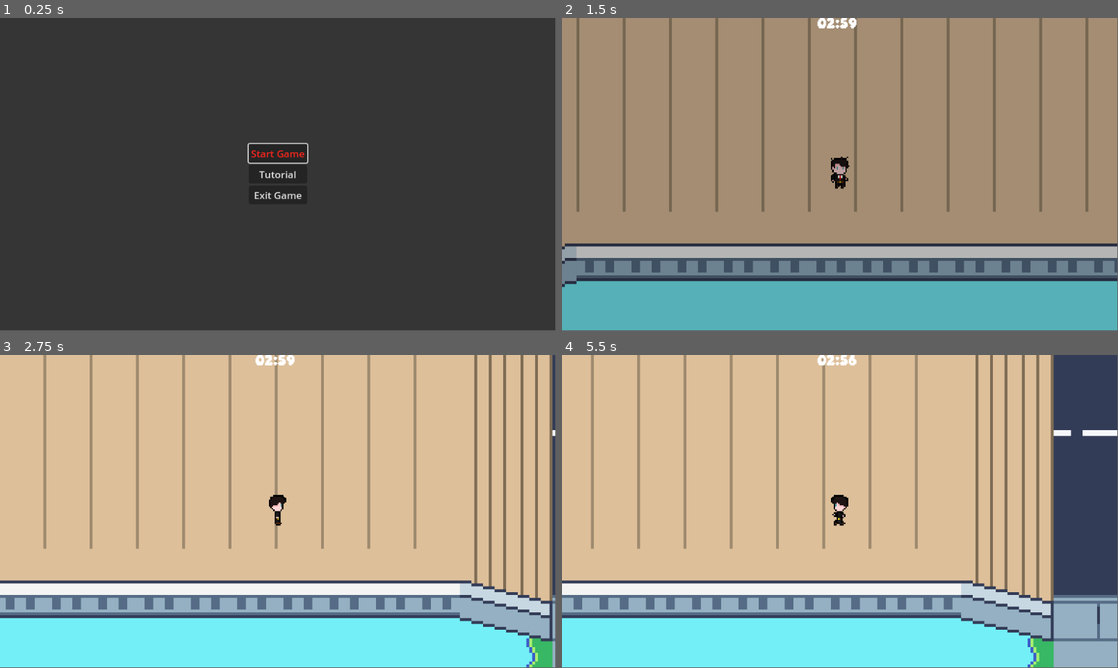
Above: before the commit, frames 1-4 (two rows, left to right).
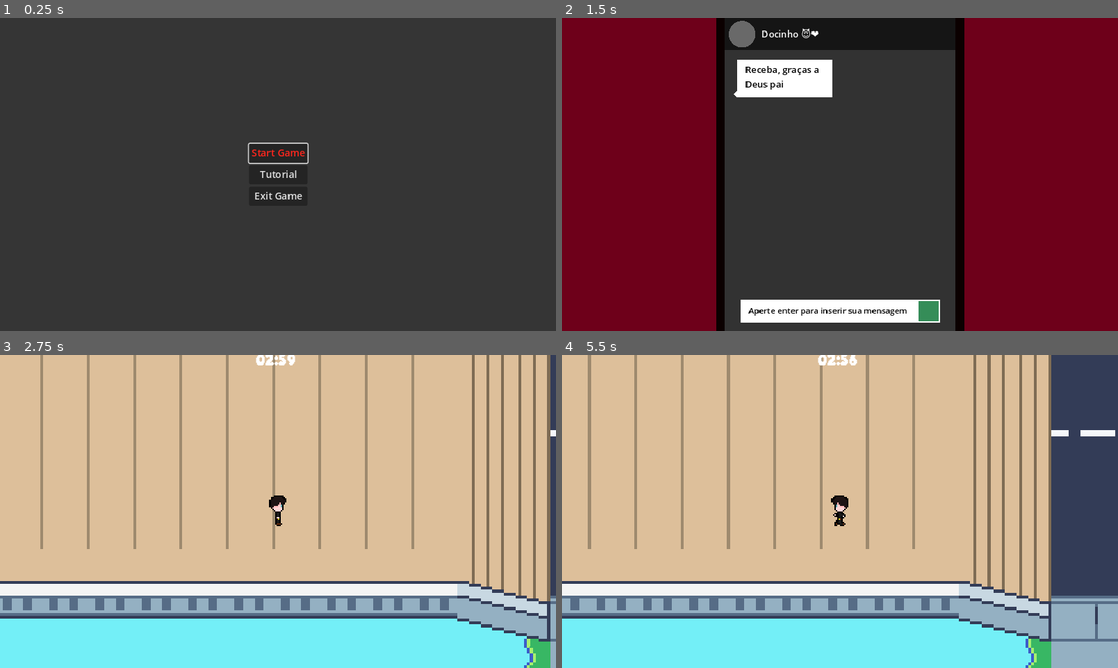
Above: after the commit, the same moments.

Repository: GabrFelps/Date-Against-Time-game
Game: Godot game, scene res://Scenes/Menu_Inicial.tscn
Two runs of this game, one before a commit and one after it. Both use one fixed random seed, a clock stepped at 60 frames per second and the inputs below.
Inputs (mouse positions are in pixels of both pictures, inside the frame that each line leads up to):
- Up to frame 1 (0.25 s): no input
- Up to frame 2 (1.5 s): click "Start Game" at 0.5 s; click (840, 152) at 1.25 s, where only the run before the commit has a clickable "Start Game"
- Up to frame 3 (2.75 s): tap Enter (ui_accept) at 2 s; move the mouse to (278, 511) at 2.02 s; hold D (right) from 2.03 s (still down); hold Enter (ui_accept) from 2.03 s (still down)
- Up to frame 4 (5.5 s): move the mouse to (728, 527) at 2.77 s; release D (right) at 2.78 s; release Enter (ui_accept) at 2.78 s; hold S (down) 2.78-3.53 s; tap Enter (ui_accept) at 2.85, 3.02, 3.32, 4.35, 4.52, 4.82 s; move the mouse to (895, 442) at 3.52 s; hold D (right) 3.53-4.28 s; hold Enter (ui_accept) 3.53-4.28 s; move the mouse to (812, 574) at 4.27 s; hold W (up) 4.28-5.03 s; move the mouse to (1006, 558) at 5.02 s; hold A (left) from 5.03 s (still down); hold Enter (ui_accept) from 5.03 s (still down)
The window is 799x449 before the commit and 800x450 after it. Grey fills any space a smaller window leaves; there, only what the larger window draws over its background counts as a difference.

The runs differ from the first frame. In frame 1, 0.5% of the frame differs, in the area x 44-56%, y 39-58%; in frame 2, 99%, in the area x 0-100%, y 0-100%; in frame 3, 12%; in frame 4, 12%.

Commit message:
add: bate-papo

Diff:
--- /dev/null
+++ b/Scenes/Bate-Papo.tscn
@@ -0,0 +1,160 @@
+[gd_scene load_steps=3 format=3 uid="uid://hwsudcbo3jxb"]
+
+[ext_resource type="Script" path="res://Scripts/Bate-Papo.gd" id="1_a8ikr"]
+[ext_resource type="Script" path="res://cilclo.gd" id="1_y4qrb"]
+
+[node name="Bate-Papo" type="CanvasLayer"]
+script = ExtResource("1_a8ikr")
+
+[node name="Interface" type="Node" parent="."]
+
+[node name="ColorRects" type="ColorRect" parent="Interface"]
+anchors_preset = 15
+anchor_right = 1.0
+anchor_bottom = 1.0
+grow_horizontal = 2
+grow_vertical = 2
+color = Color(0.430758, 0, 0.102717, 1)
+
+[node name="ColorRect" type="ColorRect" parent="Interface/ColorRects"]
+layout_mode = 1
+anchors_preset = 8
+anchor_left = 0.5
+anchor_top = 0.5
+anchor_right = 0.5
+anchor_bottom = 0.5
+offset_left = -213.0
+offset_top = -270.0
+offset_right = 215.0
+offset_bottom = 270.0
+grow_horizontal = 2
+grow_vertical = 2
+color = Color(0.0430015, 0.000615823, 7.52043e-10, 1)
+
+[node name="ColorRect2" type="ColorRect" parent="Interface/ColorRects"]
+layout_mode = 1
+anchors_preset = 8
+anchor_left = 0.5
+anchor_top = 0.5
+anchor_right = 0.5
+anchor_bottom = 0.5
+offset_left = -199.0
+offset_top = -268.0
+offset_right = 199.0
+offset_bottom = 270.0
+grow_horizontal = 2
+grow_vertical = 2
+color = Color(0.197937, 0.197937, 0.197937, 1)
+
+[node name="ColorRect3" type="ColorRect" parent="Interface/ColorRects"]
+layout_mode = 1
+anchors_preset = 5
+anchor_left = 0.5
+anchor_right = 0.5
+offset_left = -199.0
+offset_right = 199.0
+offset_bottom = 55.0
+grow_horizontal = 2
+color = Color(0.0846899, 0.0846899, 0.0846899, 1)
+
+[node name="ColorRect4" type="ColorRect" parent="Interface/ColorRects"]
+layout_mode = 1
+anchors_preset = 7
+anchor_left = 0.5
+anchor_top = 1.0
+anchor_right = 0.5
+anchor_bottom = 1.0
+offset_left = -172.0
+offset_top = -54.0
+offset_right = 173.0
+offset_bottom = -14.0
+grow_horizontal = 2
+grow_vertical = 0
+
+[node name="ColorRect5" type="ColorRect" parent="Interface/ColorRects"]
+layout_mode = 1
+anchors_preset = 7
+anchor_left = 0.5
+anchor_top = 1.0
+anchor_right = 0.5
+anchor_bottom = 1.0
+offset_left = 136.0
+offset_top = -51.0
+offset_right = 170.0
+offset_bottom = -17.0
+grow_horizontal = 2
+grow_vertical = 0
+color = Color(0.207733, 0.551902, 0.345452, 1)
+
+[node name="ColorRect6" type="ColorRect" parent="Interface/ColorRects"]
+layout_mode = 1
+anchors_preset = 8
+anchor_left = 0.5
+anchor_top = 0.5
+anchor_right = 0.5
+anchor_bottom = 0.5
+offset_left = -178.0
+offset_top = -198.0
+offset_right = -131.0
+offset_bottom = -144.0
+grow_horizontal = 2
+grow_vertical = 2
+scale = Vector2(3.49664, 1.19965)
+
+[node name="ColorRect7" type="ColorRect" parent="Interface/ColorRects"]
+layout_mode = 1
+anchors_preset = 8
+anchor_left = 0.5
+anchor_top = 0.5
+anchor_right = 0.5
+anchor_bottom = 0.5
+offset_left = -172.0
+offset_top = -139.0
+offset_right = -167.0
+offset_bottom = -132.0
+grow_horizontal = 2
+grow_vertical = 2
+rotation = 0.734757
+scale = Vector2(-1.64793, 1.17205)
+
+[node name="cilclo" type="Control" parent="Interface"]
+layout_mode = 3
+anchors_preset = 0
+offset_left = 311.0
+offset_top = 28.0
+offset_right = 311.0
+offset_bottom = 28.0
+script = ExtResource("1_y4qrb")
+
+[node name="Textos" type="Node" parent="."]
+
+[node name="Label" type="Label" parent="Textos"]
+anchors_preset = 5
+anchor_left = 0.5
+anchor_right = 0.5
+offset_left = -136.0
+offset_top = 16.0
+offset_right = -23.0
+offset_bottom = 39.0
+grow_horizontal = 2
+theme_override_font_sizes/font_size = 16
+text = "Docinho 😈❤️"
+
+[node name="Label2" type="Label" parent="Textos"]
+offset_left = 316.0
+offset_top = 78.0
+offset_right = 455.0
+offset_bottom = 130.0
+theme_override_colors/font_color = Color(0, 0, 0, 1)
+text = "Receba, graças a Deus pai"
+autowrap_mode = 1
+
+[node name="Label3" type="Label" parent="Textos"]
+offset_left = 322.0
+offset_top = 495.0
+offset_right = 617.0
+offset_bottom = 545.0
+theme_override_colors/font_color = Color(0, 0, 0, 1)
+theme_override_font_sizes/font_size = 14
+text = "Aperte enter para inserir sua mensagem"
+autowrap_mode = 1
--- /dev/null
+++ b/Scenes/bate_papo_2.tscn
@@ -0,0 +1,206 @@
+[gd_scene load_steps=3 format=3 uid="uid://b10ow3x8spdst"]
+
+[ext_resource type="Script" path="res://Scripts/bate_papo_2.gd" id="1_0dhno"]
+[ext_resource type="Script" path="res://cilclo.gd" id="1_5vai3"]
+
+[node name="Bate-Papo2" type="CanvasLayer"]
+script = ExtResource("1_0dhno")
+
+[node name="Interface" type="Node" parent="."]
+
+[node name="ColorRect" type="ColorRect" parent="Interface"]
+anchors_preset = 15
+anchor_right = 1.0
+anchor_bottom = 1.0
+grow_horizontal = 2
+grow_vertical = 2
+color = Color(0.430758, 0, 0.102717, 1)
+
+[node name="ColorRect" type="ColorRect" parent="Interface/ColorRect"]
+layout_mode = 1
+anchors_preset = 8
+anchor_left = 0.5
+anchor_top = 0.5
+anchor_right = 0.5
+anchor_bottom = 0.5
+offset_left = -213.0
+offset_top = -270.0
+offset_right = 215.0
+offset_bottom = 270.0
+grow_horizontal = 2
+grow_vertical = 2
+color = Color(0.0430015, 0.000615823, 7.52043e-10, 1)
+
+[node name="ColorRect2" type="ColorRect" parent="Interface/ColorRect"]
+layout_mode = 1
+anchors_preset = 8
+anchor_left = 0.5
+anchor_top = 0.5
+anchor_right = 0.5
+anchor_bottom = 0.5
+offset_left = -199.0
+offset_top = -268.0
+offset_right = 199.0
+offset_bottom = 270.0
+grow_horizontal = 2
+grow_vertical = 2
+color = Color(0.197937, 0.197937, 0.197937, 1)
+
+[node name="ColorRect4" type="ColorRect" parent="Interface/ColorRect"]
+layout_mode = 1
+anchors_preset = 7
+anchor_left = 0.5
+anchor_top = 1.0
+anchor_right = 0.5
+anchor_bottom = 1.0
+offset_left = -172.0
+offset_top = -54.0
+offset_right = 173.0
+offset_bottom = -14.0
+grow_horizontal = 2
+grow_vertical = 0
+
+[node name="ColorRect5" type="ColorRect" parent="Interface/ColorRect"]
+layout_mode = 1
+anchors_preset = 7
+anchor_left = 0.5
+anchor_top = 1.0
+anchor_right = 0.5
+anchor_bottom = 1.0
+offset_left = 136.0
+offset_top = -51.0
+offset_right = 170.0
+offset_bottom = -17.0
+grow_horizontal = 2
+grow_vertical = 0
+color = Color(0.207733, 0.551902, 0.345452, 1)
+
+[node name="ColorRect6" type="ColorRect" parent="Interface/ColorRect"]
+layout_mode = 1
+anchors_preset = 8
+anchor_left = 0.5
+anchor_top = 0.5
+anchor_right = 0.5
+anchor_bottom = 0.5
+offset_left = -178.0
+offset_top = -198.0
+offset_right = -131.0
+offset_bottom = -144.0
+grow_horizontal = 2
+grow_vertical = 2
+scale = Vector2(3.49664, 1.19965)
+
+[node name="ColorRect6" type="ColorRect" parent="Interface/ColorRect/ColorRect6"]
+layout_mode = 1
+anchors_preset = 8
+anchor_left = 0.5
+anchor_top = 0.5
+anchor_right = 0.5
+anchor_bottom = 0.5
+offset_left = 30.5519
+offset_top = 45.5211
+offset_right = 43.5519
+offset_bottom = 90.5211
+grow_horizontal = 2
+grow_vertical = 2
+scale = Vector2(3.49664, 1.19965)
+
+[node name="ColorRect3" type="ColorRect" parent="Interface/ColorRect"]
+layout_mode = 1
+anchors_preset = 5
+anchor_left = 0.5
+anchor_right = 0.5
+offset_left = -199.0
+offset_right = 199.0
+offset_bottom = 55.0
+grow_horizontal = 2
+color = Color(0.0846899, 0.0846899, 0.0846899, 1)
+
+[node name="ColorRect7" type="ColorRect" parent="Interface/ColorRect"]
+layout_mode = 1
+anchors_preset = 8
+anchor_left = 0.5
+anchor_top = 0.5
+anchor_right = 0.5
+anchor_bottom = 0.5
+offset_left = -172.0
+offset_top = -139.0
+offset_right = -167.0
+offset_bottom = -132.0
+grow_horizontal = 2
+grow_vertical = 2
+rotation = 0.734757
+scale = Vector2(-1.64793, 1.17205)
+
+[node name="ColorRect8" type="ColorRect" parent="Interface/ColorRect"]
+layout_mode = 1
+anchors_preset = 8
+anchor_left = 0.5
+anchor_top = 0.5
+anchor_right = 0.5
+anchor_bottom = 0.5
+offset_left = 175.0
+offset_top = -52.0
+offset_right = 180.0
+offset_bottom = -45.0
+grow_horizontal = 2
+grow_vertical = 2
+rotation = 0.734757
+scale = Vector2(-1.64793, 1.17205)
+
+[node name="cilclo" type="Control" parent="Interface/ColorRect"]
+layout_mode = 3
+anchors_preset = 0
+offset_left = 311.0
+offset_top = 28.0
+offset_right = 311.0
+offset_bottom = 28.0
+script = ExtResource("1_5vai3")
+
+[node name="Node" type="Node" parent="."]
+
+[node name="Label" type="Label" parent="Node"]
+anchors_preset = 5
+anchor_left = 0.5
+anchor_right = 0.5
+offset_left = -136.0
+offset_top = 16.0
+offset_right = -23.0
+offset_bottom = 39.0
+grow_horizontal = 2
+theme_override_font_sizes/font_size = 16
+text = "Docinho 😈❤️"
+
+[node name="Label2" type="Label" parent="Node"]
+offset_left = 316.0
+offset_top = 78.0
+offset_right = 455.0
+offset_bottom = 130.0
+theme_override_colors/font_color = Color(0, 0, 0, 1)
+text = "Receba, graças a Deus pai"
+autowrap_mode = 1
+
+[node name="Label3" type="Label" parent="Node"]
+offset_left = 500.0
+offset_top = 166.0
+offset_right = 645.0
+offset_bottom = 218.0
+theme_override_colors/font_color = Color(0, 0, 0, 1)
+text = "É o cara da luva de pedreiro"
+autowrap_mode = 1
+
+[node name="Button" type="Button" parent="."]
+anchors_preset = 3
+anchor_left = 1.0
+anchor_top = 1.0
+anchor_right = 1.0
+anchor_bottom = 1.0
+offset_left = -128.0
+offset_top = -58.0
+offset_right = -34.0
+offset_bottom = -27.0
+grow_horizontal = 0
+grow_vertical = 0
+text = "Iniciar Jogo"
+
+[connection signal="pressed" from="Button" to="." method="_on_button_pressed"]
--- /dev/null
+++ b/Scripts/Bate-Papo.gd
@@ -0,0 +1,6 @@
+extends CanvasLayer
+
+# Called every frame. 'delta' is the elapsed time since the previous frame.
+func _process(delta):
+	if Input.is_action_pressed("ui_accept"):
+		get_tree().change_scene_to_file("res://Scenes/bate_papo_2.tscn")
--- a/Scripts/Menu_Inicial.gd
+++ b/Scripts/Menu_Inicial.gd
@@ -13,7 +13,7 @@
 	start_button.grab_focus()
 
 func on_start_pressed() -> void:
-	Global.transition_to_scene("game") #Depois da Introduction ser feita, colocá-la no lugar de game
+	get_tree().change_scene_to_file("res://Scenes/Bate-Papo.tscn") #Depois da Introduction ser feita, colocá-la no lugar de game
 
 #func on_tutorial_pressed() -> void:
 	# get_tree().change_scene_to_file("tutorial") Colocar depois a cena tutorial aqui
--- /dev/null
+++ b/Scripts/bate_papo_2.gd
@@ -0,0 +1,8 @@
+extends CanvasLayer
+@onready var button = $Button
+
+func _ready():
+	button.grab_focus()
+
+func _on_button_pressed():
+	get_tree().change_scene_to_file("res://Scenes/world.tscn")
--- /dev/null
+++ b/Scripts/cilclo.gd
@@ -0,0 +1,5 @@
+@tool
+extends Control
+
+func _draw():
+	draw_circle(Vector2.ZERO, 20, Color.LIME_GREEN)
--- /dev/null
+++ b/cilclo.gd
@@ -0,0 +1,4 @@
+@tool
+extends Control
+func _draw():
+	draw_circle(Vector2.ZERO, 23, Color.DIM_GRAY)
--- a/project.godot
+++ b/project.godot
@@ -23,6 +23,8 @@
 
 window/size/viewport_width=960
 window/size/viewport_height=540
+window/size/mode=2
+window/stretch/mode="canvas_items"
 
 [input]
 
